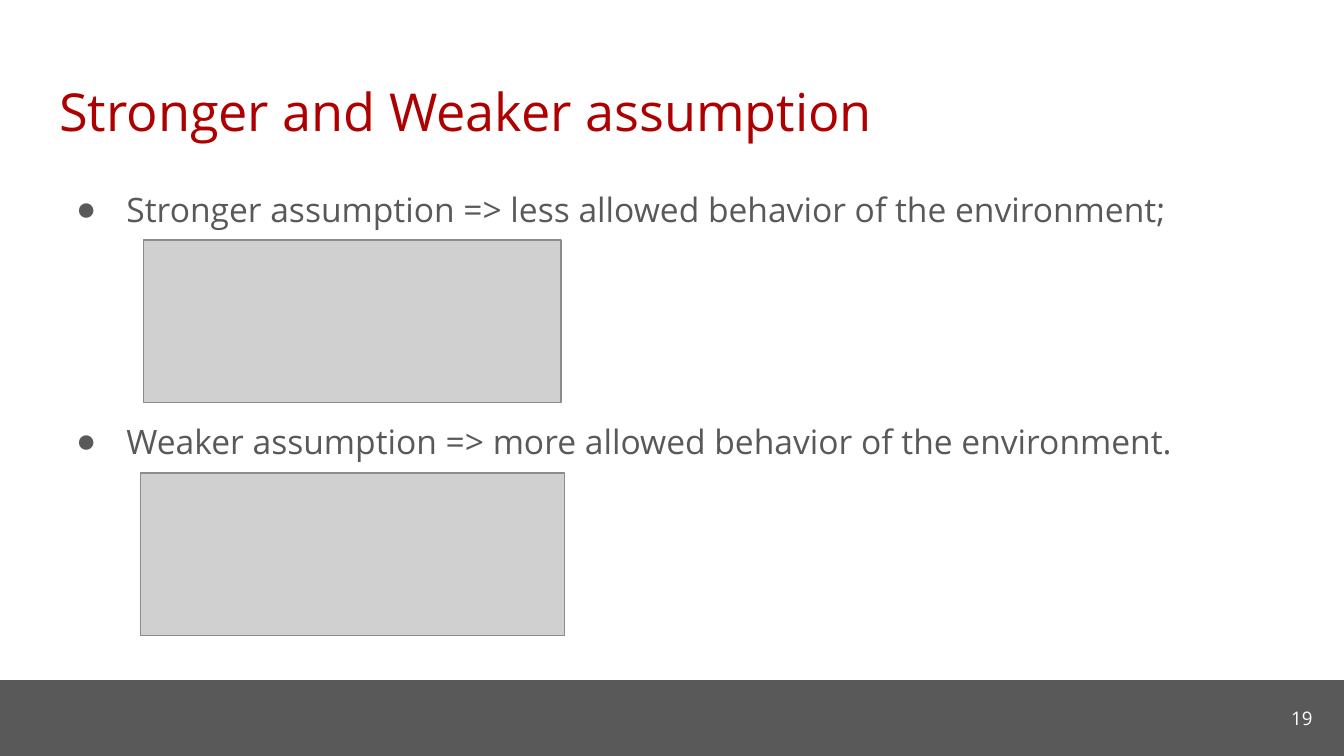
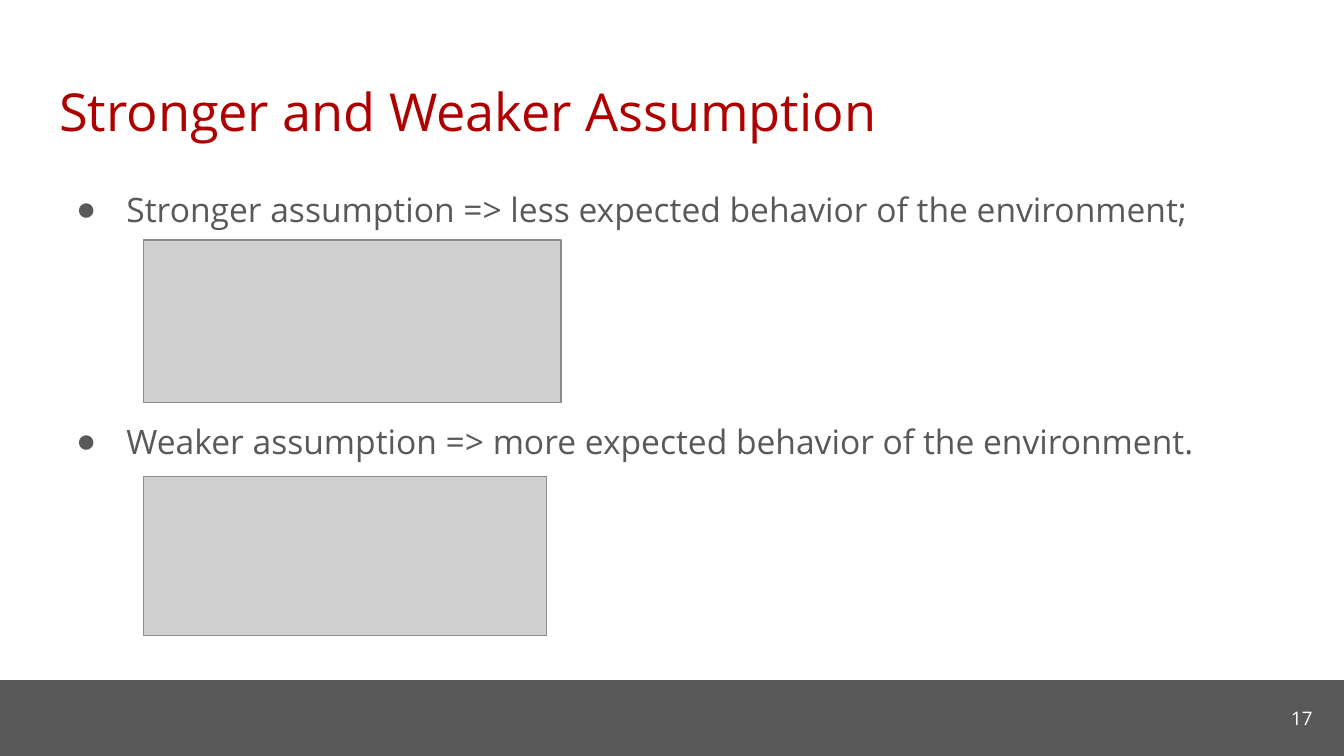
Before and after one commit to cmu-soda/Robustness, a slide deck: slide 17 of Robustness.pptx (slide 19 before the commit). Drawn at 1344x756 pixels with LibreOffice and Linux fonts; fonts in the diff are those of the drawing; grey boxes stand for pictures; background and template pictures are left out. Boxes give left, top, right and bottom in pixels: in the first picture for what was removed or moved away, otherwise in the second. Text is boxed around its words. In the diff, an @@ line names an element or a change of style, - is before the commit and + after.

Commit message:
Update slides

```diff
--- a/Robustness.pptx
+++ b/Robustness.pptx
@@ title at <box>59,91,876,144</box>: text changed @@
-Stronger and Weaker assumption
+Stronger and Weaker Assumption
@@ text at <box>126,196,1193,462</box>: text changed @@
-● Stronger assumption => less allowed behavior of the environment;
-● Weaker assumption => more allowed behavior of the environment.
+● Stronger assumption => less expected behavior of the environment;
+● Weaker assumption => more expected behavior of the environment.
@@ picture: place and size @@
-picture at <box>140,473,564,636</box>
+picture at <box>144,476,547,636</box>
@@ page number at <box>1291,711,1312,725</box>: text changed @@
-19
+17
```
Also in this commit, not shown: 4 other slides changed, 7 slides added, 6 slides removed.
